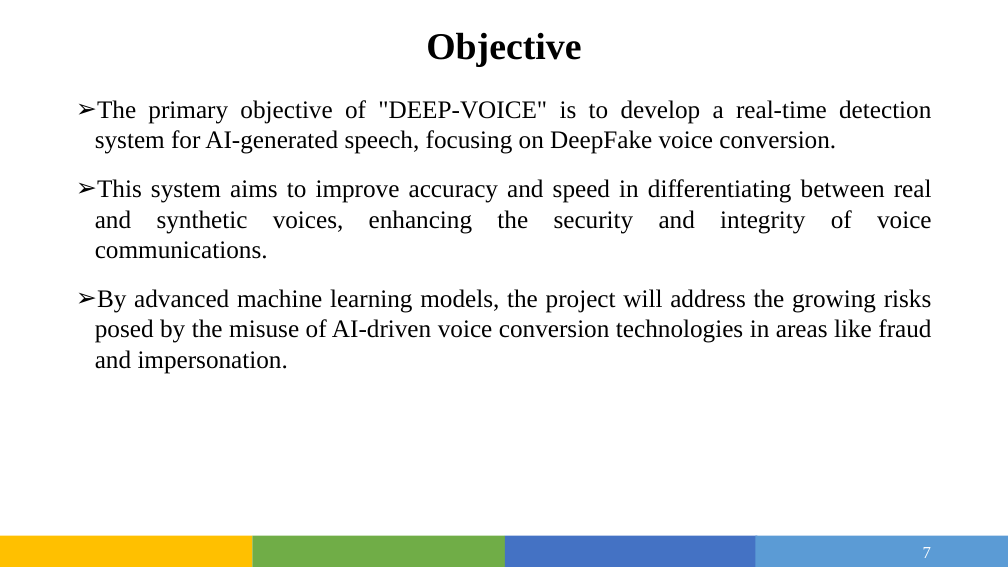
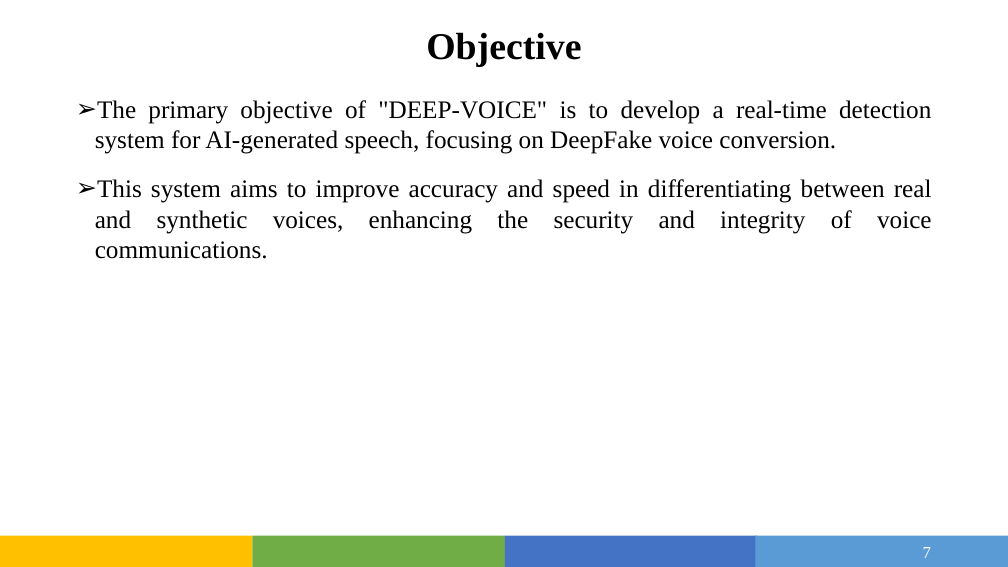
Before and after one commit to Devjethva1111/DeepFake-Voice-Recognition, a slide deck: slide 7 of Presentation/23MDS003_Project_PPT.pptx. Drawn at 1008x567 pixels with LibreOffice and Linux fonts; fonts in the diff are those of the drawing. Boxes give left, top, right and bottom in pixels: in the first picture for what was removed or moved away, otherwise in the second. Text is boxed around its words. In the diff, an @@ line names an element or a change of style, - is before the commit and + after.

```diff
--- a/Presentation/23MDS003_Project_PPT.pptx
+++ b/Presentation/23MDS003_Project_PPT.pptx
@@ text at box(95, 289, 932, 374): paragraph removed @@
-➢ By advanced machine learning models, the project will address the growing risks posed by the misuse of AI-driven voice conversion technologies in areas like fraud and impersonation.
```
Also in this commit, not shown: 1 other slide changed.
